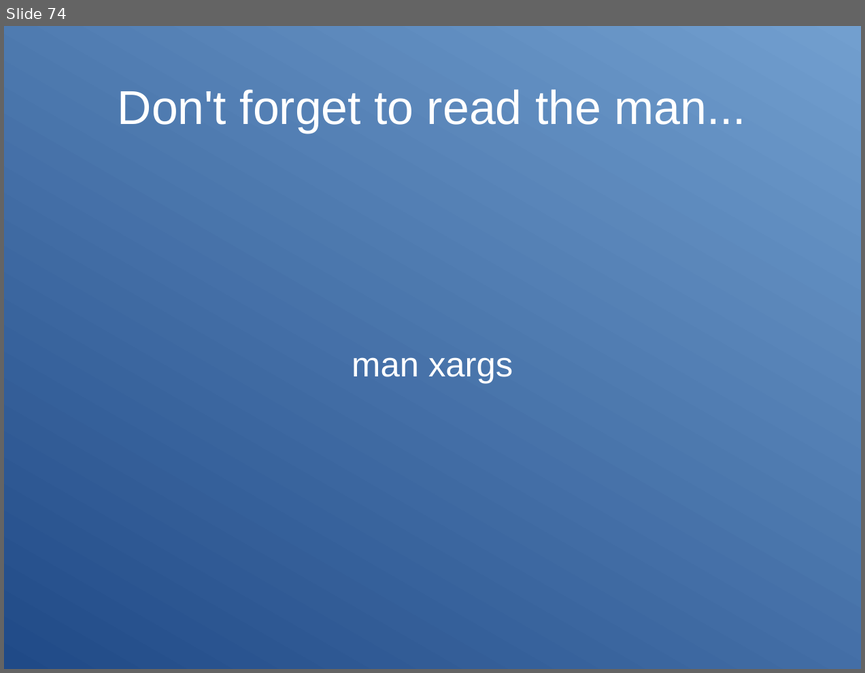
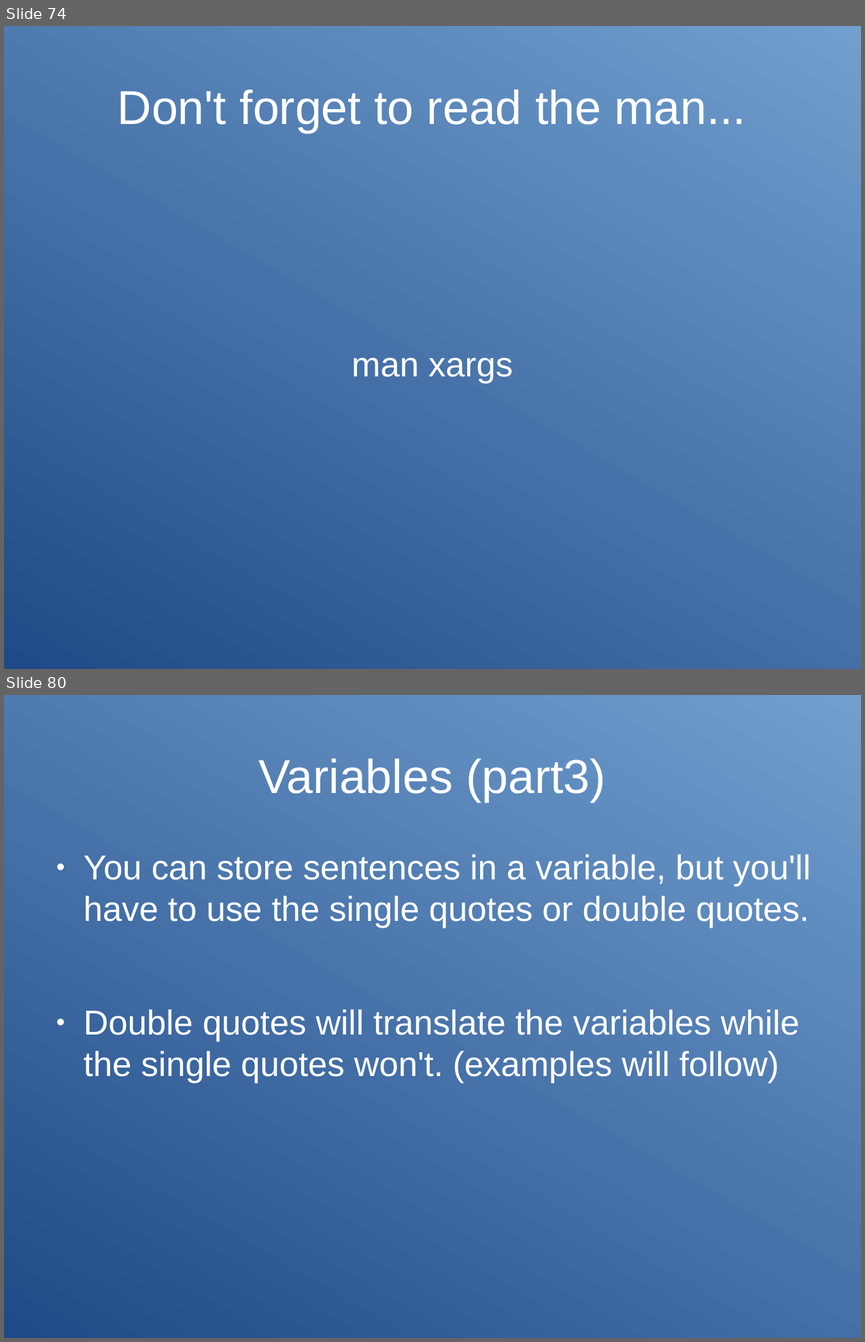
Before and after one commit to Clibre/An-introduction-to-bash, a slide deck: presentation.odp. Shown one above the other, each under a label of ours: slide 74 before the commit, slides 74 and 80 after it; the slides between them are not shown. The pictures are 865x673 and 865x1342 pixels, drawn with LibreOffice and Linux fonts; fonts in the diff are those of the drawing. Boxes give left, top, right and bottom in pixels: in the first picture for what was removed or moved away, otherwise in the second. Text is boxed around its words. In the diff, an @@ line names an element or a change of style, - is before the commit and + after.

Commit message:
debut sur le bash scripting: 3 premiere parties des variables

```diff
--- a/presentation.odp
+++ b/presentation.odp
@@ slide 80 added at (x1=4, y1=695, x2=861, y2=1338), background gradient #204A87 to #729FCF @@
@@ title added at (x1=258, y1=758, x2=606, y2=802), 44 pt, text #FFFFFF @@
+Variables (part3)
@@ text added at (x1=84, y1=854, x2=810, y2=1083), 32 pt, text #FFFFFF @@
+● You can store sentences in a variable, but you'll have to use the single quotes or double quotes.
+● Double quotes will translate the variables while the single quotes won't. (examples will follow)
```
Also in this commit, not shown: 8 other slides added, 7 other files.
